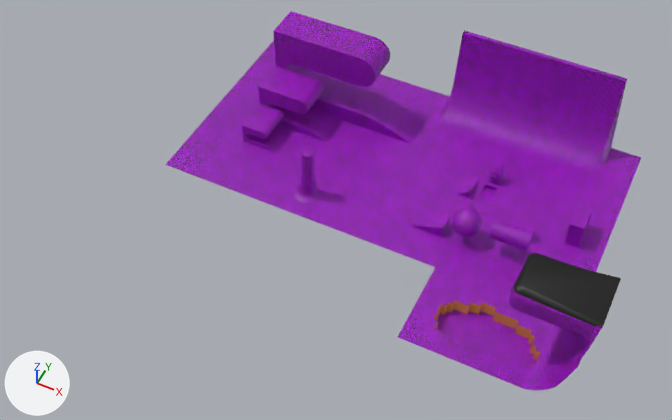
Two versions of the Blender file maps/MovementTesting/MovementTesting.blend, one commit apart.
Both versions are drawn from a camera (50 mm lens) standing at (70.0, -281.0, 299.0) and looking at (-51.0, -39.0, -5.0). Arrows for +X, +Y and +Z are at lower left; the lights stay in place.
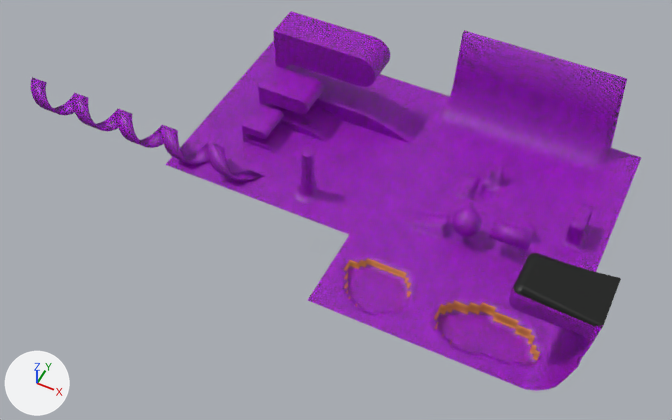
Where the change shows, as pixel boxes [x1, y1, x2, y2] in the pictures (672 x 420 px):
'Plane', reshaped (28% wider)
    before: [166, 11, 641, 391]
    after: [31, 11, 641, 391]
part 1 of me_plane, added (purple)
    after: [31, 77, 264, 181]
part 2 of me_plane, added (purple)
    after: [308, 235, 435, 337]

What changed in the scene script:
```text
Change me_plane:
    used by ob_plane; location = (0.0, 0.0, 0.0)
    remove me_plane.from_pydata(...)  # 7910 vertices, 8607 faces; spans x -130.0..70.0, y -90.0..48.0, z -6.0..42.0
    add me_plane.from_pydata(...)  # 8723 vertices, 9400 faces; spans x -215.0..70.0, y -90.0..48.0, z -6.0..42.0
    me_plane part 1: a new loose piece of 306 vertices spanning x -215.0..-86.0, y -50.0..-38.0, z 0.0..12.0, in mat_material (picture img_debugtexture_png)
    me_plane part 2: 507 vertices added at x -38.0..1.0, y -90.0..-54.0, z -4.0..0.0
    me_plane part 3: the surface is now shaded flat
```
